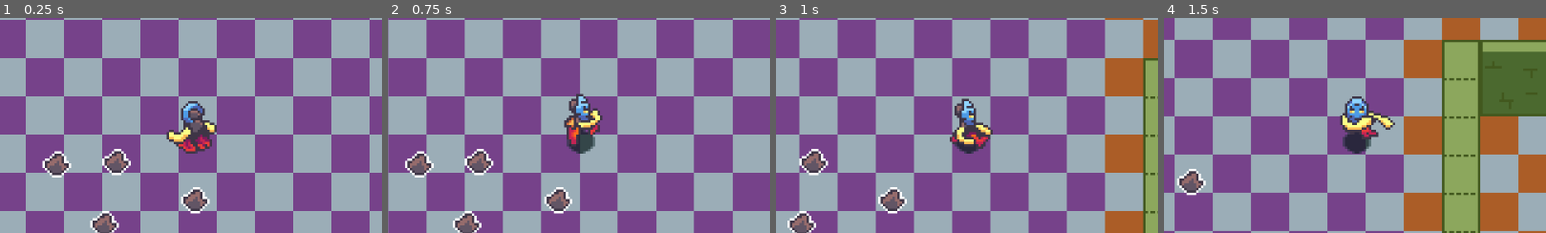
Above: before the commit, frames 1-4 (left to right).
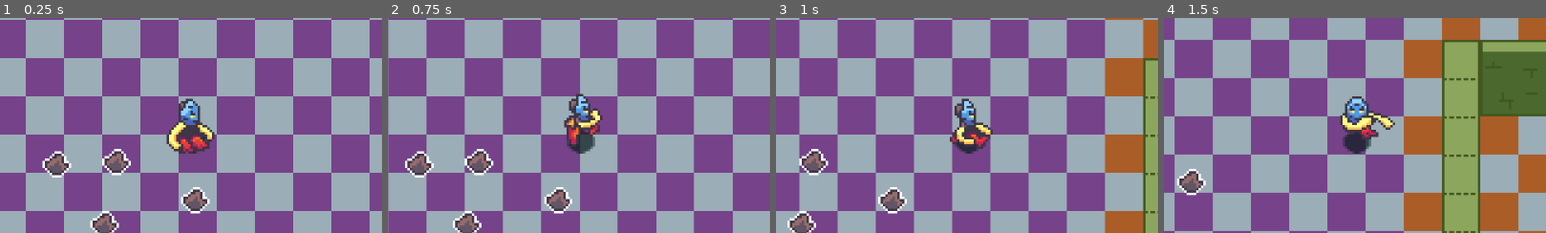
Above: after the commit, the same moments.

Repository: MesaEhren/TakuasAdventure
Game: Godot game, scene res://Maps/Test Maps/first movement test.tscn
Two runs of this game, one before a commit and one after it. Both use one fixed random seed, a clock stepped at 60 frames per second and the inputs below. The engine's default icon, where the game draws it, is replaced by a stand-in: a white triangle on a blue panel in a dark square.
Inputs:
- Up to frame 1 (0.25 s): no input
- Up to frame 2 (0.75 s): tap Enter at 0.5 s; hold Right (move_east) from 0.53 s (still down); tap C (throw) at 0.6 s
- Up to frame 3 (1 s): keep holding Right (move_east)
- Up to frame 4 (1.5 s): release Right (move_east) at 1.28 s; hold Down (move_south) from 1.28 s (still down); tap Z (interact) at 1.35 s
The pictures show only the part of the screen within x 25-75%, y 25-75%; the shares and areas given below are measured in that part.

The runs differ from the first frame. In frame 1, 1.9% of the frame differs, in the area x 43-57%, y 37-64%; in frame 2, nothing differs; in frame 3, nothing differs; in frame 4, nothing differs.

Commit message:
Minor updates to the animation system. buggy.

Diff:
--- a/takuasadventure/Components/Movement.gd
+++ b/takuasadventure/Components/Movement.gd
@@ -15,11 +15,11 @@
 func _physics_process(_delta):
 	if actor.direction.length() > 0:
 		actor.velocity = actor.velocity.move_toward(actor.direction * actor.current_speed, actor.acceleration)
-		if actor.get_current_animation() != "walk": #this just prevents it from emitting constantly
+		if actor.get_current_animation() != "walk" and actor.get_current_animation() != "carry_walk": #this just prevents it from emitting constantly
 			walking.emit()
 	else:
 		actor.velocity = actor.velocity.move_toward(Vector2.ZERO, actor.friction)
-		if actor.get_current_animation() != "idle": #this just prevents it from emitting constantly
+		if actor.get_current_animation() != "idle" and actor.get_current_animation() != "carry_idle": #this just prevents it from emitting constantly
 			idled.emit()
 
 	actor.move_and_slide()
--- a/takuasadventure/Entities/Player/animation_manager.gd
+++ b/takuasadventure/Entities/Player/animation_manager.gd
@@ -9,6 +9,8 @@
 @onready var idle_blend_position: String = "parameters/idle/blend_position"
 @onready var walk_blend_position: String = "parameters/walk/blend_position"
 @onready var jump_blend_position: String = "parameters/jump/blend_position"
+@onready var carry_idle_blend_position: String = "parameters/carry_idle/blend_position"
+
 
 var current_animation: String = "idle"
 var anim_from_state
@@ -33,6 +35,7 @@
 	animation_tree.set(idle_blend_position, actor.direction)
 	animation_tree.set(walk_blend_position, actor.direction)
 	animation_tree.set(jump_blend_position, actor.direction)
+	animation_tree.set(carry_idle_blend_position, actor.direction)
 
 func get_current_animation():
 	return animation_state.get_current_node()
@@ -46,5 +49,9 @@
 func _on_movement_walking() -> void:
 	animation_state.travel("walk")
 
+func _on_carry_carried() -> void:
+	animation_state.travel("carry_idle")
+
+
 func _on_test_timer_delete_timeout() -> void:
 	print(anim_from_state)
--- a/takuasadventure/Entities/Player/carry.gd
+++ b/takuasadventure/Entities/Player/carry.gd
@@ -1,5 +1,7 @@
 class_name Carry
 extends Node
+
+signal carried
 
 @export var player_body: CharacterBody2D
 var items_nearby = []
@@ -13,6 +15,7 @@
 		if player_body.get_current_animation() == "idle" \
 		or player_body.get_current_animation() == "walk":
 			GlobalVariables.targeted_object.carried(player_body)
+			carried.emit()
 
 
 func _on_player_input_jumped() -> void:
--- a/takuasadventure/Entities/Player/jump.gd
+++ b/takuasadventure/Entities/Player/jump.gd
@@ -9,8 +9,12 @@
 	var current_anim = player.get_current_animation()
 
 	#TODO: Change this to a state machine check!
-	if GlobalVariables.carried_object != null:
+	if current_anim == "carry_idle" or current_anim == "carry_walk" or current_anim == "throw":
 		return
+
+	#TODO: Change this to a state machine check! Jun 7th, Done a
+	#if GlobalVariables.carried_object != null:
+		#return
 
 	if current_anim == "idle" or current_anim == "walk":
 		jumped.emit()
--- a/takuasadventure/Entities/Player/player_body.tscn
+++ b/takuasadventure/Entities/Player/player_body.tscn
@@ -19,7 +19,48 @@
 
 [sub_resource type="AnimationNodeBlendSpace2D" id="AnimationNodeBlendSpace2D_q5418"]
 
+[sub_resource type="AnimationNodeAnimation" id="AnimationNodeAnimation_dwwql"]
+animation = &"takuaAnimations2.res/carry_idle_south"
+
+[sub_resource type="AnimationNodeAnimation" id="AnimationNodeAnimation_xeusc"]
+animation = &"takuaAnimations2.res/carry_idle_west"
+
+[sub_resource type="AnimationNodeAnimation" id="AnimationNodeAnimation_kcwdb"]
+animation = &"takuaAnimations2.res/carry_idle_north"
+
+[sub_resource type="AnimationNodeAnimation" id="AnimationNodeAnimation_jkaxi"]
+animation = &"takuaAnimations2.res/carry_idle_east"
+
+[sub_resource type="AnimationNodeAnimation" id="AnimationNodeAnimation_x5h31"]
+animation = &"takuaAnimations2.res/carry_idle_southeast"
+
+[sub_resource type="AnimationNodeAnimation" id="AnimationNodeAnimation_aspgm"]
+animation = &"takuaAnimations2.res/carry_idle_northeast"
+
+[sub_resource type="AnimationNodeAnimation" id="AnimationNodeAnimation_rjjle"]
+animation = &"takuaAnimations2.res/carry_idle_southwest"
+
+[sub_resource type="AnimationNodeAnimation" id="AnimationNodeAnimation_hq603"]
+animation = &"takuaAnimations2.res/carry_idle_northwest"
+
 [sub_resource type="AnimationNodeBlendSpace2D" id="AnimationNodeBlendSpace2D_ba8hb"]
+blend_point_0/node = SubResource("AnimationNodeAnimation_dwwql")
+blend_point_0/pos = Vector2(0, 1)
+blend_point_1/node = SubResource("AnimationNodeAnimation_xeusc")
+blend_point_1/pos = Vector2(-1, 0)
+blend_point_2/node = SubResource("AnimationNodeAnimation_kcwdb")
+blend_point_2/pos = Vector2(0, -1)
+blend_point_3/node = SubResource("AnimationNodeAnimation_jkaxi")
+blend_point_3/pos = Vector2(1, 0)
+blend_point_4/node = SubResource("AnimationNodeAnimation_x5h31")
+blend_point_4/pos = Vector2(1, 1)
+blend_point_5/node = SubResource("AnimationNodeAnimation_aspgm")
+blend_point_5/pos = Vector2(1, -1)
+blend_point_6/node = SubResource("AnimationNodeAnimation_rjjle")
+blend_point_6/pos = Vector2(-1, 1)
+blend_point_7/node = SubResource("AnimationNodeAnimation_hq603")
+blend_point_7/pos = Vector2(-1, -1)
+blend_mode = 1
 
 [sub_resource type="AnimationNodeBlendSpace2D" id="AnimationNodeBlendSpace2D_xhfv4"]
 
@@ -218,7 +259,7 @@
 states/walk/node = SubResource("AnimationNodeBlendSpace2D_1521r")
 states/walk/position = Vector2(757, 84)
 transitions = ["Start", "idle", SubResource("AnimationNodeStateMachineTransition_44k1j"), "idle", "walk", SubResource(" …(1069 unchanged characters)…
-graph_offset = Vector2(-70, -168.889)
+graph_offset = Vector2(-50, -149.889)
 
 [sub_resource type="Animation" id="Animation_rxla1"]
 length = 0.001
@@ -295,10 +336,10 @@
 tree_root = SubResource("AnimationNodeStateMachine_ooatf")
 anim_player = NodePath("../AnimationPlayer")
 parameters/Death/blend_position = Vector2(0, 0)
-parameters/carry_idle/blend_position = Vector2(0, 0)
+parameters/carry_idle/blend_position = Vector2(0.851198, 0.675516)
 parameters/carry_walk/blend_position = Vector2(0, 0)
 parameters/dialogue_or_menu/blend_position = Vector2(0, 0)
-parameters/idle/blend_position = Vector2(-0.671454, -0.628319)
+parameters/idle/blend_position = Vector2(0.805801, 0.522124)
 parameters/jump/blend_position = Vector2(0.00706708, 0.963303)
 parameters/throw/blend_position = Vector2(0, 0)
 parameters/walk/blend_position = Vector2(0.00179529, -0.0176991)
@@ -353,6 +394,7 @@
 [connection signal="jumped" from="Player Input" to="Jump" method="_on_player_input_jumped"]
 [connection signal="jumped" from="Player Input" to="Carry" method="_on_player_input_jumped"]
 [connection signal="jumped" from="Jump" to="AnimationManager" method="_on_jump_jumped"]
+[connection signal="carried" from="Carry" to="AnimationManager" method="_on_carry_carried"]
 [connection signal="timeout" from="Carry/ItemCheckTick" to="Carry" method="_on_item_check_tick_timeout"]
 [connection signal="body_entered" from="ItemDetector" to="Carry" method="_on_item_detector_body_entered"]
 [connection signal="body_exited" from="ItemDetector" to="Carry" method="_on_item_detector_body_exited"]
--- a/takuasadventure/Resources/takuaAnimations2.res.tres
+++ b/takuasadventure/Resources/takuaAnimations2.res.tres
@@ -619,9 +619,161 @@
 "values": [68, 69, 70, 71, 72, 73]
 }
 
+[sub_resource type="Animation" id="Animation_dq4em"]
+resource_name = "carry_idle_east"
+length = 0.7
+loop_mode = 1
+step = 0.125
+tracks/0/type = "value"
+tracks/0/imported = false
+tracks/0/enabled = true
+tracks/0/path = NodePath("TakuaSprite:frame")
+tracks/0/interp = 1
+tracks/0/loop_wrap = true
+tracks/0/keys = {
+"times": PackedFloat32Array(0, 0.35),
+"transitions": PackedFloat32Array(1, 1),
+"update": 1,
+"values": [128, 129]
+}
+
+[sub_resource type="Animation" id="Animation_nsnwb"]
+resource_name = "carry_idle_northeast"
+length = 0.7
+loop_mode = 1
+step = 0.125
+tracks/0/type = "value"
+tracks/0/imported = false
+tracks/0/enabled = true
+tracks/0/path = NodePath("TakuaSprite:frame")
+tracks/0/interp = 1
+tracks/0/loop_wrap = true
+tracks/0/keys = {
+"times": PackedFloat32Array(0, 0.35),
+"transitions": PackedFloat32Array(1, 1),
+"update": 1,
+"values": [144, 145]
+}
+
+[sub_resource type="Animation" id="Animation_pvjap"]
+resource_name = "carry_idle_north"
+length = 0.7
+loop_mode = 1
+step = 0.125
+tracks/0/type = "value"
+tracks/0/imported = false
+tracks/0/enabled = true
+tracks/0/path = NodePath("TakuaSprite:frame")
+tracks/0/interp = 1
+tracks/0/loop_wrap = true
+tracks/0/keys = {
+"times": PackedFloat32Array(0, 0.35),
+"transitions": PackedFloat32Array(1, 1),
+"update": 1,
+"values": [160, 161]
+}
+
+[sub_resource type="Animation" id="Animation_dhsn3"]
+resource_name = "carry_idle_northwest"
+length = 0.7
+loop_mode = 1
+step = 0.125
+tracks/0/type = "value"
+tracks/0/imported = false
+tracks/0/enabled = true
+tracks/0/path = NodePath("TakuaSprite:frame")
+tracks/0/interp = 1
+tracks/0/loop_wrap = true
+tracks/0/keys = {
+"times": PackedFloat32Array(0, 0.35),
+"transitions": PackedFloat32Array(1, 1),
+"update": 1,
+"values": [176, 177]
+}
+
+[sub_resource type="Animation" id="Animation_okxsy"]
+resource_name = "carry_idle_west"
+length = 0.7
+loop_mode = 1
+step = 0.125
+tracks/0/type = "value"
+tracks/0/imported = false
+tracks/0/enabled = true
+tracks/0/path = NodePath("TakuaSprite:frame")
+tracks/0/interp = 1
+tracks/0/loop_wrap = true
+tracks/0/keys = {
+"times": PackedFloat32Array(0, 0.35),
+"transitions": PackedFloat32Array(1, 1),
+"update": 1,
+"values": [192, 193]
+}
+
+[sub_resource type="Animation" id="Animation_ffuen"]
+resource_name = "carry_idle_southwest"
+length = 0.7
+loop_mode = 1
+step = 0.125
+tracks/0/type = "value"
+tracks/0/imported = false
+tracks/0/enabled = true
+tracks/0/path = NodePath("TakuaSprite:frame")
+tracks/0/interp = 1
+tracks/0/loop_wrap = true
+tracks/0/keys = {
+"times": PackedFloat32Array(0, 0.35),
+"transitions": PackedFloat32Array(1, 1),
+"update": 1,
+"values": [208, 209]
+}
+
+[sub_resource type="Animation" id="Animation_xc3m2"]
+resource_name = "carry_idle_south"
+length = 0.7
+loop_mode = 1
+step = 0.125
+tracks/0/type = "value"
+tracks/0/imported = false
+tracks/0/enabled = true
+tracks/0/path = NodePath("TakuaSprite:frame")
+tracks/0/interp = 1
+tracks/0/loop_wrap = true
+tracks/0/keys = {
+"times": PackedFloat32Array(0, 0.375),
+"transitions": PackedFloat32Array(1, 1),
+"update": 1,
+"values": [224, 225]
+}
+
+[sub_resource type="Animation" id="Animation_np41t"]
+resource_name = "carry_idle_southeast"
+length = 0.7
+loop_mode = 1
+step = 0.125
+tracks/0/type = "value"
+tracks/0/imported = false
+tracks/0/enabled = true
+tracks/0/path = NodePath("TakuaSprite:frame")
+tracks/0/interp = 1
+tracks/0/loop_wrap = true
+tracks/0/keys = {
+"times": PackedFloat32Array(0, 0.375),
+"transitions": PackedFloat32Array(1, 1),
+"update": 1,
+"values": [240, 241]
+}
+
 [resource]
 _data = {
 &"RESET": SubResource("Animation_yb34q"),
+&"carry_idle_east": SubResource("Animation_dq4em"),
+&"carry_idle_north": SubResource("Animation_pvjap"),
+&"carry_idle_northeast": SubResource("Animation_nsnwb"),
+&"carry_idle_northwest": SubResource("Animation_dhsn3"),
+&"carry_idle_south": SubResource("Animation_xc3m2"),
+&"carry_idle_southeast": SubResource("Animation_np41t"),
+&"carry_idle_southwest": SubResource("Animation_ffuen"),
+&"carry_idle_west": SubResource("Animation_okxsy"),
 &"idle_east": SubResource("Animation_28fgk"),
 &"idle_north": SubResource("Animation_tbkkw"),
 &"idle_northeast": SubResource("Animation_6781w"),
Not shown: 1 places in takuasadventure/Entities/Player/player_body.tscn that only renumber resources
Not shown: 1 places in takuasadventure/Resources/takuaAnimations2.res.tres that only renumber resources
